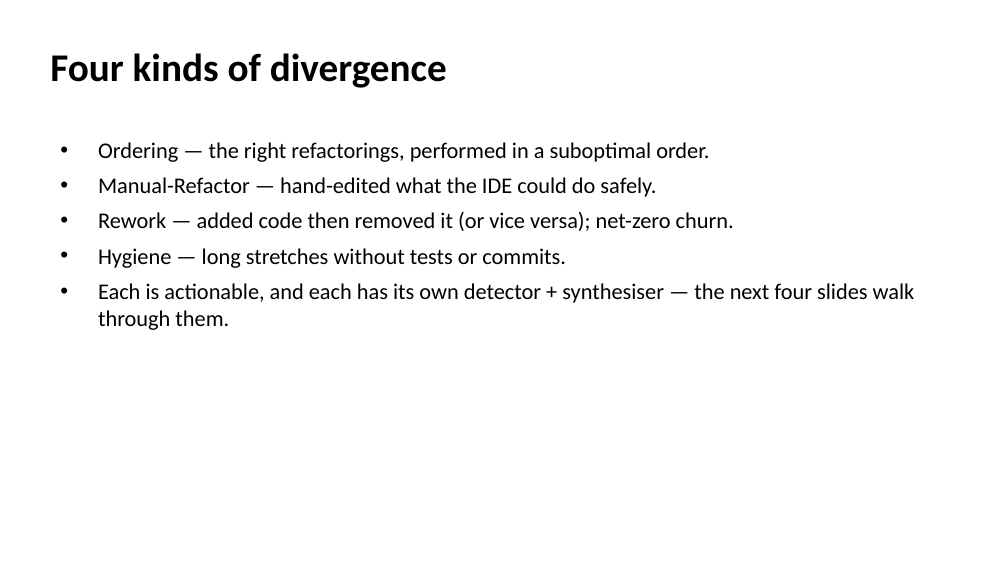
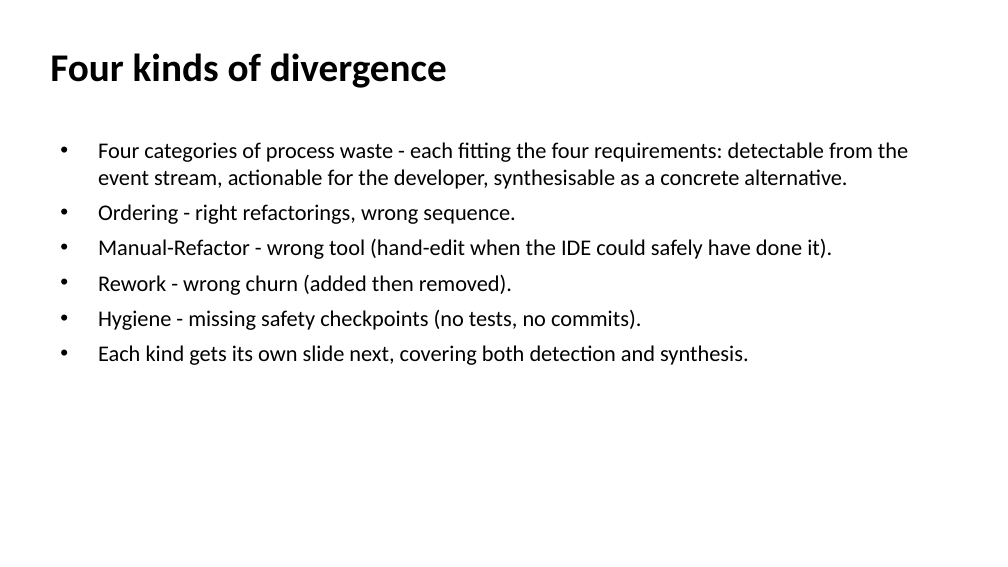
Before and after one commit to EthanHosier/fyp, a slide deck: slide 10 of presentation/slides.pptx (slide 8 before the commit). Drawn at 1008x567 pixels with LibreOffice and Linux fonts; fonts in the diff are those of the drawing. Boxes give left, top, right and bottom in pixels: in the first picture for what was removed or moved away, otherwise in the second. Text is boxed around its words. In the diff, an @@ line names an element or a change of style, - is before the commit and + after.

Commit message:
feat: more presentation stuff

```diff
--- a/presentation/slides.pptx
+++ b/presentation/slides.pptx
@@ text at (98,142,908,365): text changed @@
-• Ordering — the right refactorings, performed in a suboptimal order.
-• Manual-Refactor — hand-edited what the IDE could do safely.
-• Rework — added code then removed it (or vice versa); net-zero churn.
-• Hygiene — long stretches without tests or commits.
-• Each is actionable, and each has its own detector + synthesiser — the next four slides walk through them.
+• Four categories of process waste - each fitting the four requirements: detectable from the event stream, actionable for the developer, synthesisable as a concrete alternative.
+• Ordering - right refactorings, wrong sequence.
+• Manual-Refactor - wrong tool (hand-edit when the IDE could safely have done it).
+• Rework - wrong churn (added then removed).
+• Hygiene - missing safety checkpoints (no tests, no commits).
+• Each kind gets its own slide next, covering both detection and synthesis.
```
Also in this commit, not shown: 13 other slides changed, 5 slides added, 3 slides removed, 6 other files.
